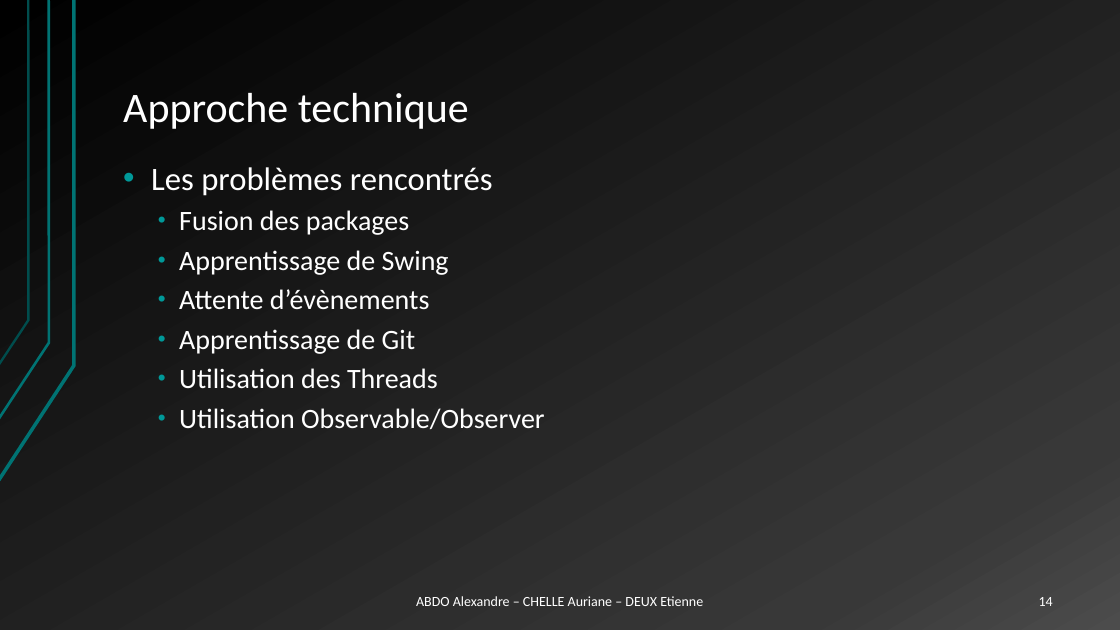
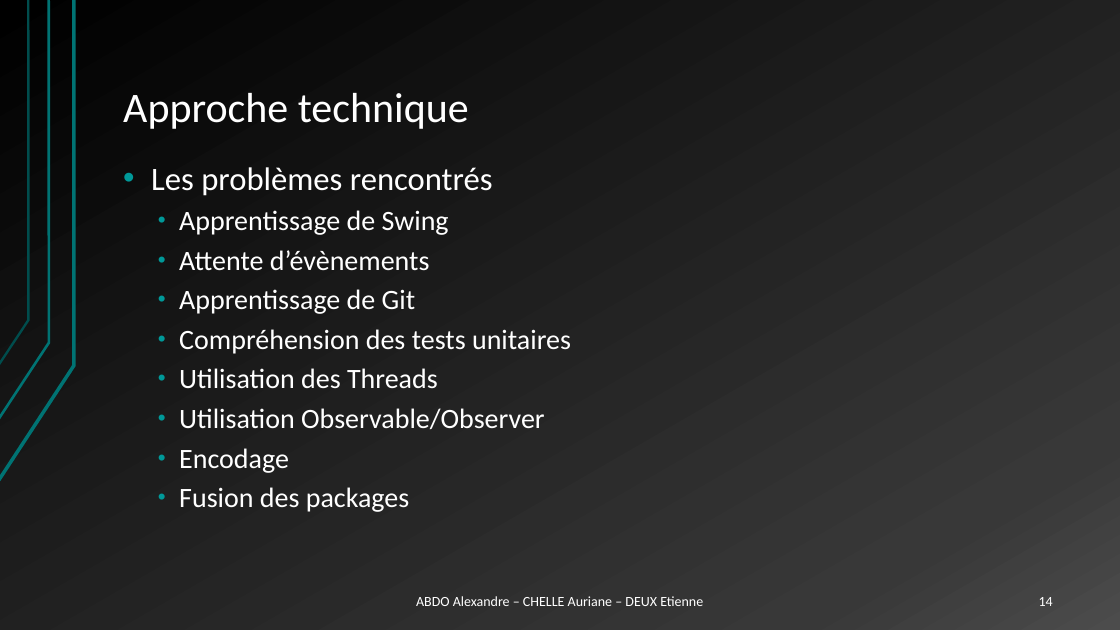
Before and after one commit to Otasan/ProjetJava, a slide deck: slide 14 of Projet Programmation.pptx. Drawn at 1120x630 pixels with LibreOffice and Linux fonts; fonts in the diff are those of the drawing. Boxes give left, top, right and bottom in pixels: in the first picture for what was removed or moved away, otherwise in the second. Text is boxed around its words. In the diff, an @@ line names an element or a change of style, - is before the commit and + after.

```diff
--- a/Projet Programmation.pptx
+++ b/Projet Programmation.pptx
@@ text at (x1=179, y1=210, x2=409, y2=235): paragraph removed @@
-  • Fusion des packages
@@ text at (x1=179, y1=329, x2=571, y2=354): paragraph added @@
+  • Compréhension des tests unitaires
@@ text at (x1=179, y1=448, x2=409, y2=512): paragraphs added @@
+  • Encodage
+  • Fusion des packages
```
Also in this commit, not shown: 3 other slides changed, 2 other files.
